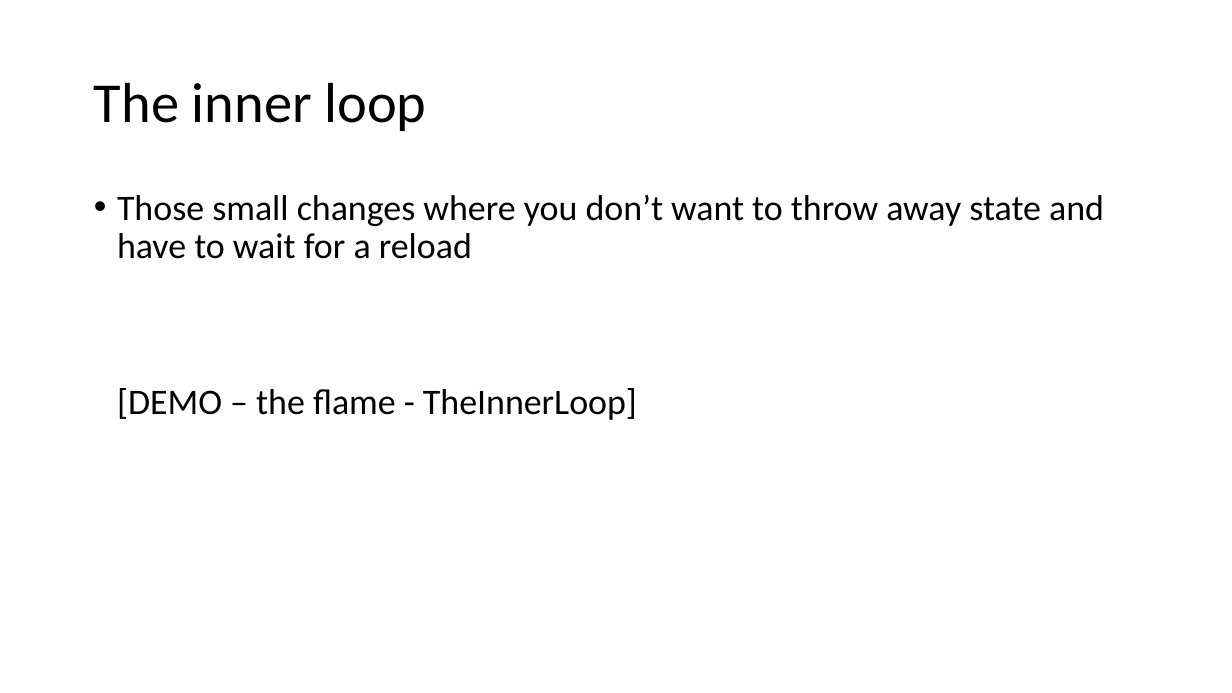
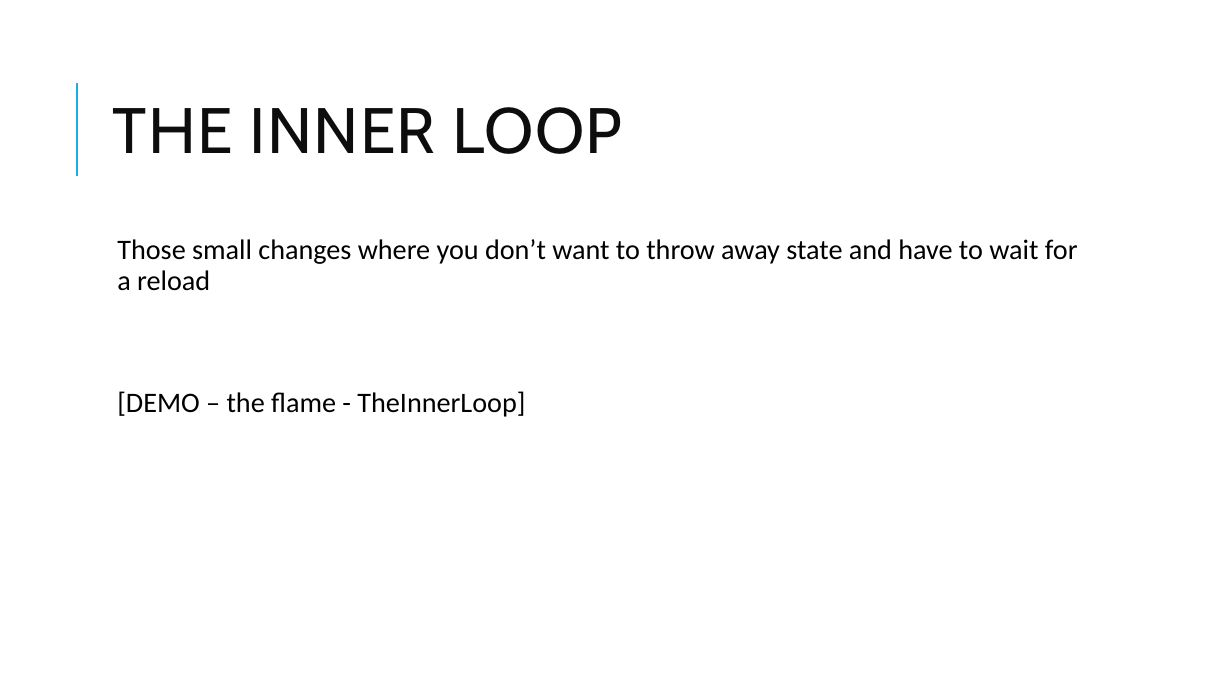
Before and after one commit to clivetong/Talks, a slide deck: slide 5 of EnCForTheWin/HotReloadAndEditAndContinue.pptx. Drawn at 1232x693 pixels with LibreOffice and Linux fonts; fonts in the diff are those of the drawing. Boxes give left, top, right and bottom in pixels: in the first picture for what was removed or moved away, otherwise in the second. Text is boxed around its words. In the diff, an @@ line names an element or a change of style, - is before the commit and + after.

Commit message:
Add design

```diff
--- a/EnCForTheWin/HotReloadAndEditAndContinue.pptx
+++ b/EnCForTheWin/HotReloadAndEditAndContinue.pptx
@@ line added from (77, 176) to (77, 83), #1CADE4 1.5 pt @@
@@ title at box(113, 107, 623, 154): text changed; size 44 to 50 pt; font Calibri to Cabin; text colour #000000 to #0D0D0D @@
-The inner loop
+THE INNER LOOP
@@ text "Those small changes where you ...": place and size @@
-text "Those small changes where you ..." at box(117, 195, 1104, 420)
+text "Those small changes where you ..." at box(117, 239, 1078, 417)
@@ text "Those small changes where you ..." at box(117, 239, 1078, 417): size 28 to 22 pt; bullet • to  ; more space between paragraphs @@
```
Also in this commit, not shown: 13 other slides changed.
